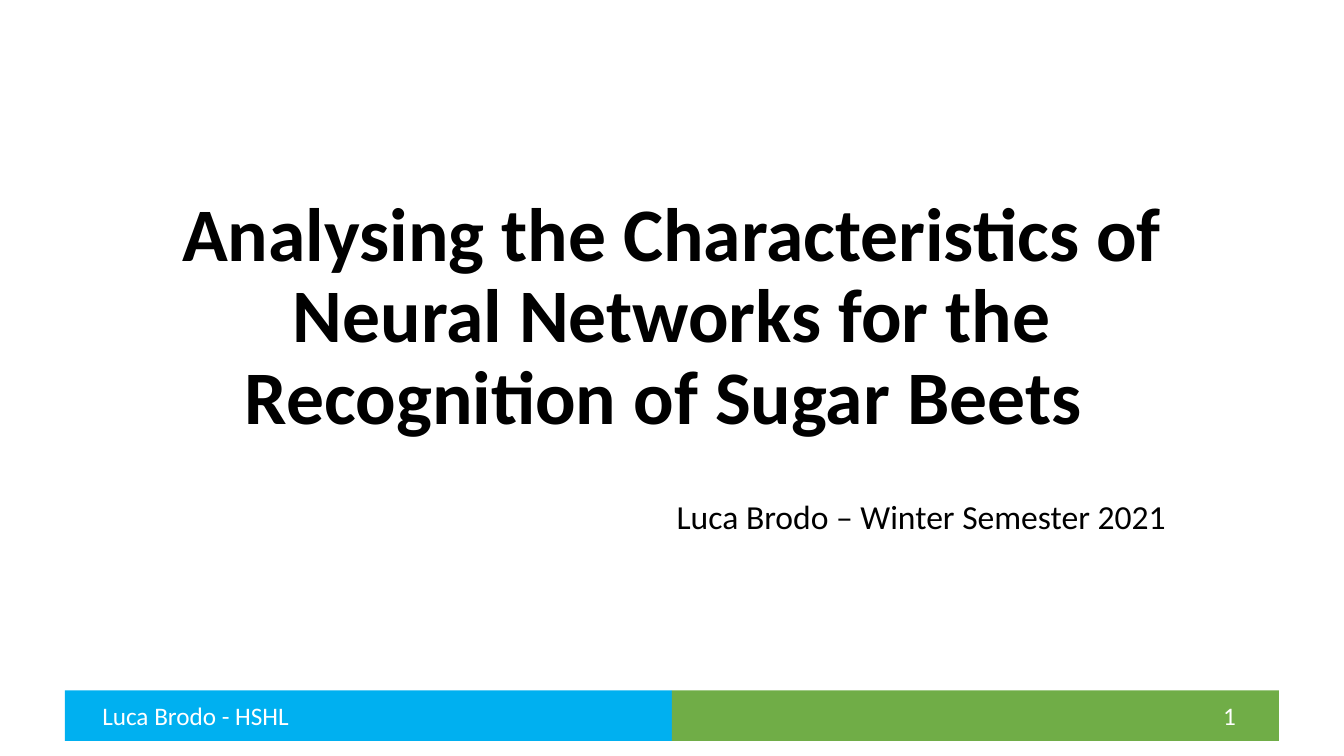
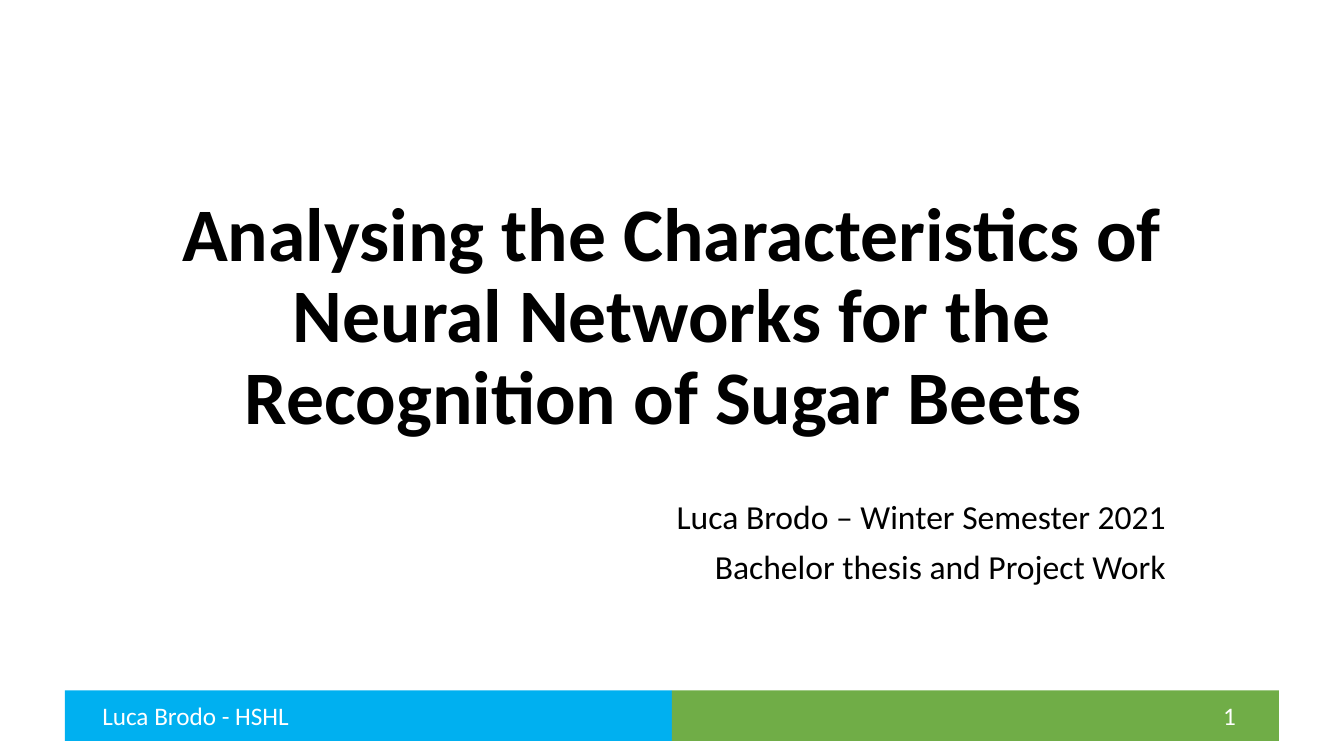
Before and after one commit to brodoluca/FinalThesisHSHL, a slide deck: slide 1 of Presentation/Final Presentation.pptx. Drawn at 1344x756 pixels with LibreOffice and Linux fonts; fonts in the diff are those of the drawing. Boxes give left, top, right and bottom in pixels: in the first picture for what was removed or moved away, otherwise in the second. Text is boxed around its words. In the diff, an @@ line names an element or a change of style, - is before the commit and + after.

```diff
--- a/Presentation/Final Presentation.pptx
+++ b/Presentation/Final Presentation.pptx
@@ subtitle at (x1=715, y1=555, x2=1165, y2=585): paragraph added @@
+Bachelor thesis and Project Work
```
Also in this commit, not shown: 8 other slides changed, 5 slides added, 3 slides removed, 14 other files.
